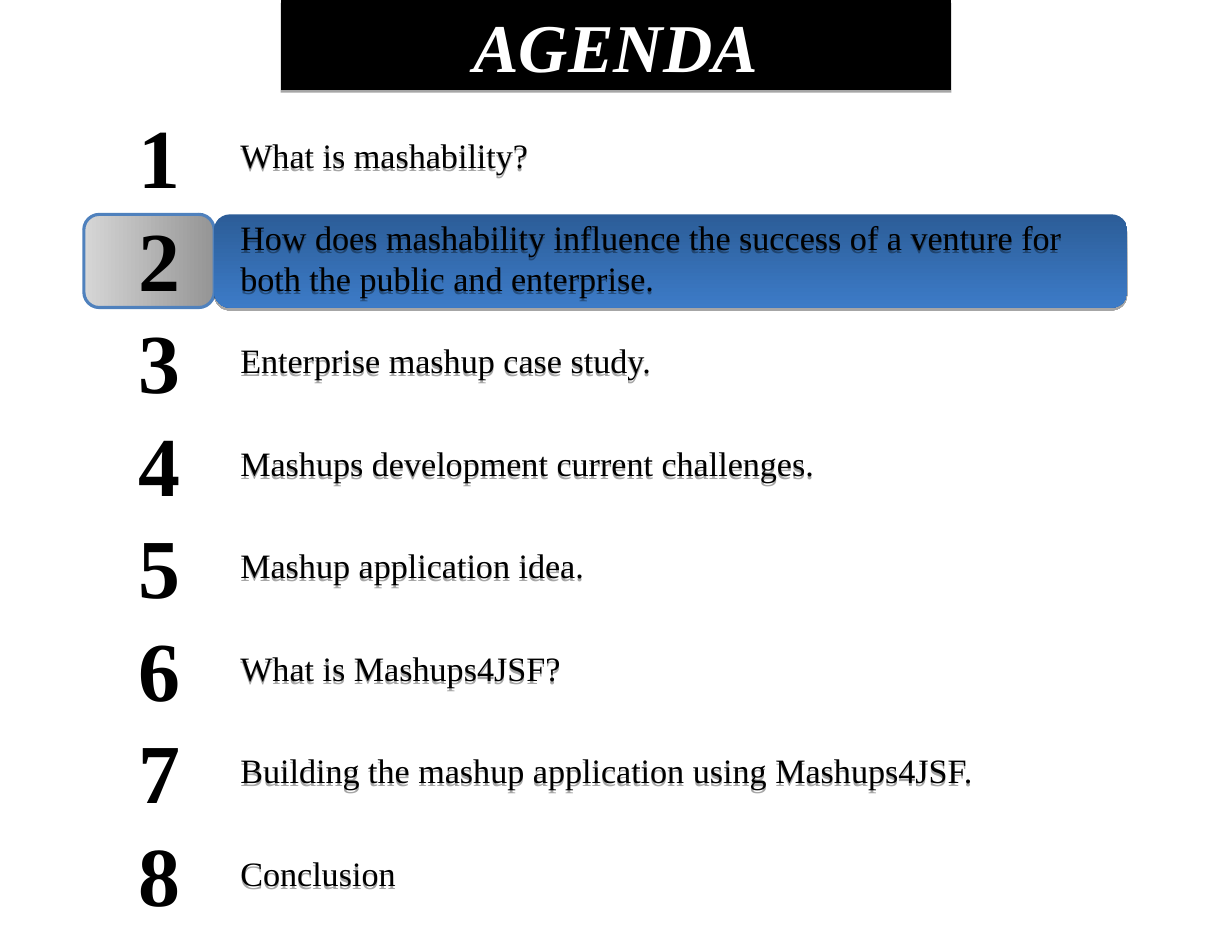
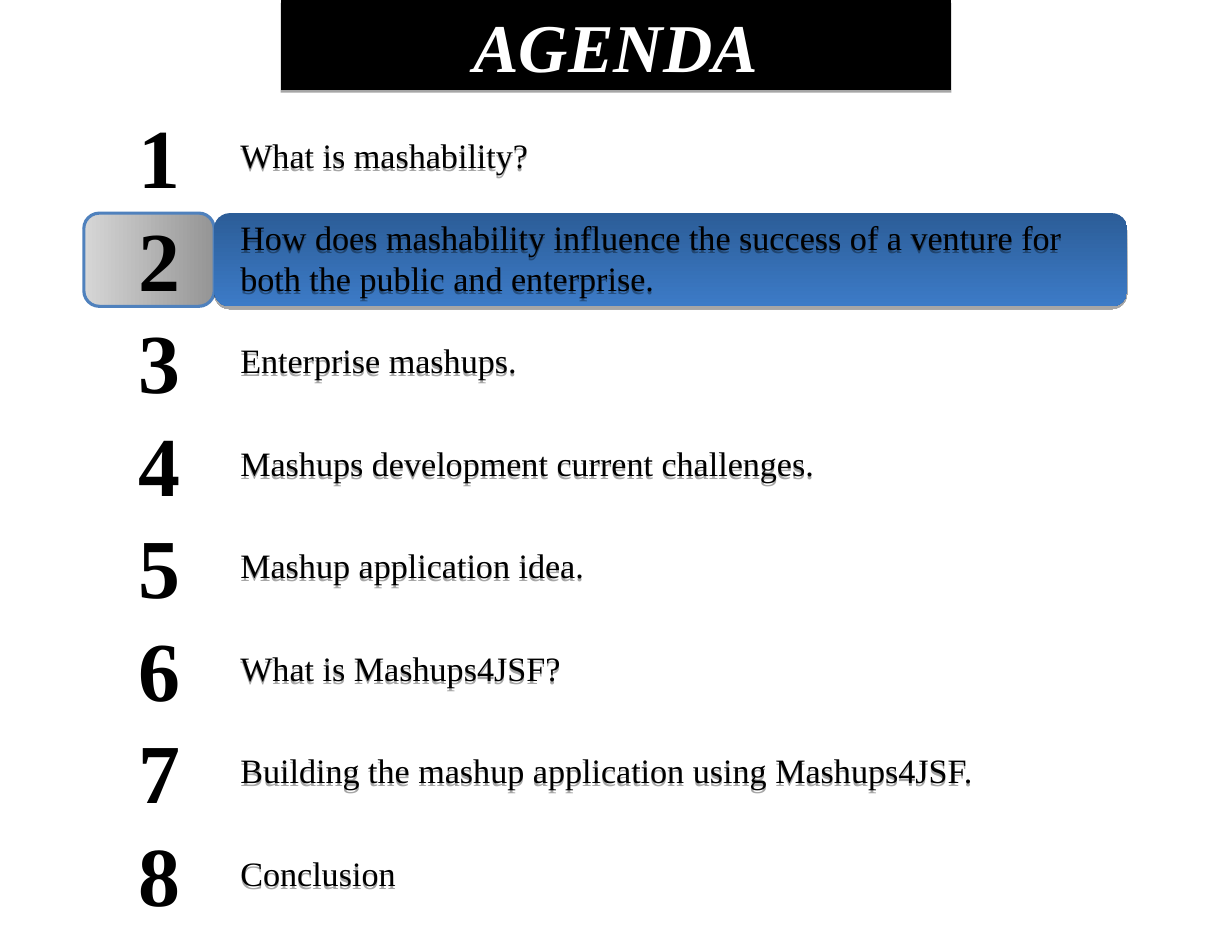
Before and after one commit to demo007/mashups4jsf, a slide deck: slide 7 of overview-architecture/JavaOne-2010/S314070_BURNS_SALEH_MASHUPS.odp (slide 8 before the commit). Drawn at 1232x925 pixels with LibreOffice and Linux fonts; fonts in the diff are those of the drawing. Boxes give left, top, right and bottom in pixels: in the first picture for what was removed or moved away, otherwise in the second. Text is boxed around its words. In the diff, an @@ line names an element or a change of style, - is before the commit and + after.

```diff
--- a/overview-architecture/JavaOne-2010/S314070_BURNS_SALEH_MASHUPS.odp
+++ b/overview-architecture/JavaOne-2010/S314070_BURNS_SALEH_MASHUPS.odp
@@ freeform shape at bbox=[84, 214, 215, 306]: outline redrawn @@
@@ freeform shape at bbox=[215, 214, 1128, 306]: outline redrawn @@
@@ text in free at bbox=[240, 349, 517, 383]: text changed @@
-Enterprise mashup case study.
+Enterprise mashups.
```
Also in this commit, not shown: 11 other slides changed, 3 slides added, 2 slides removed.
